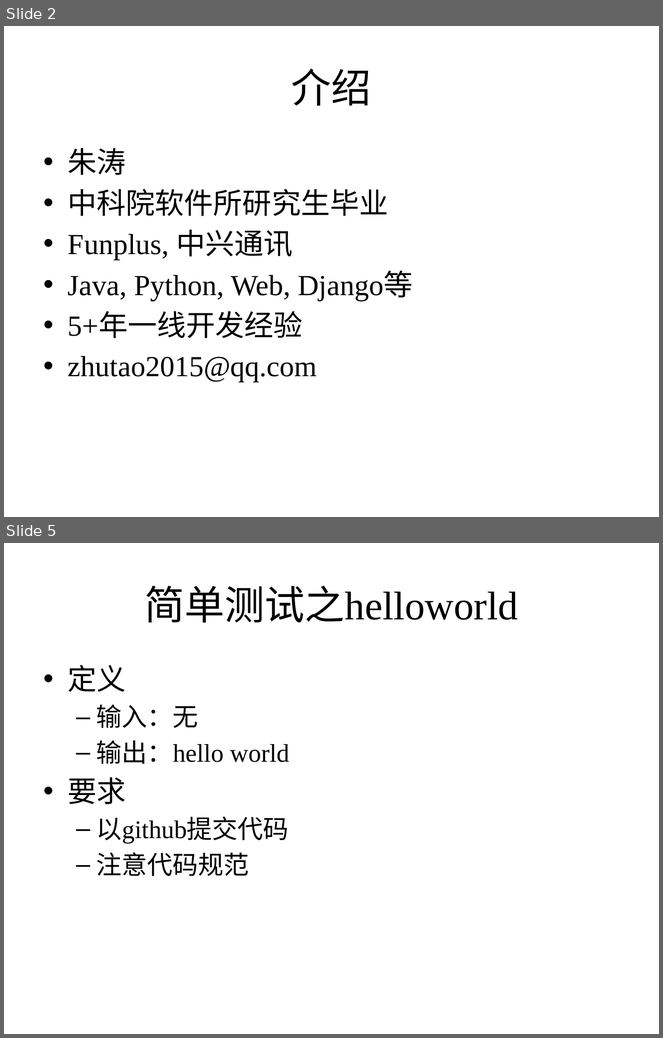
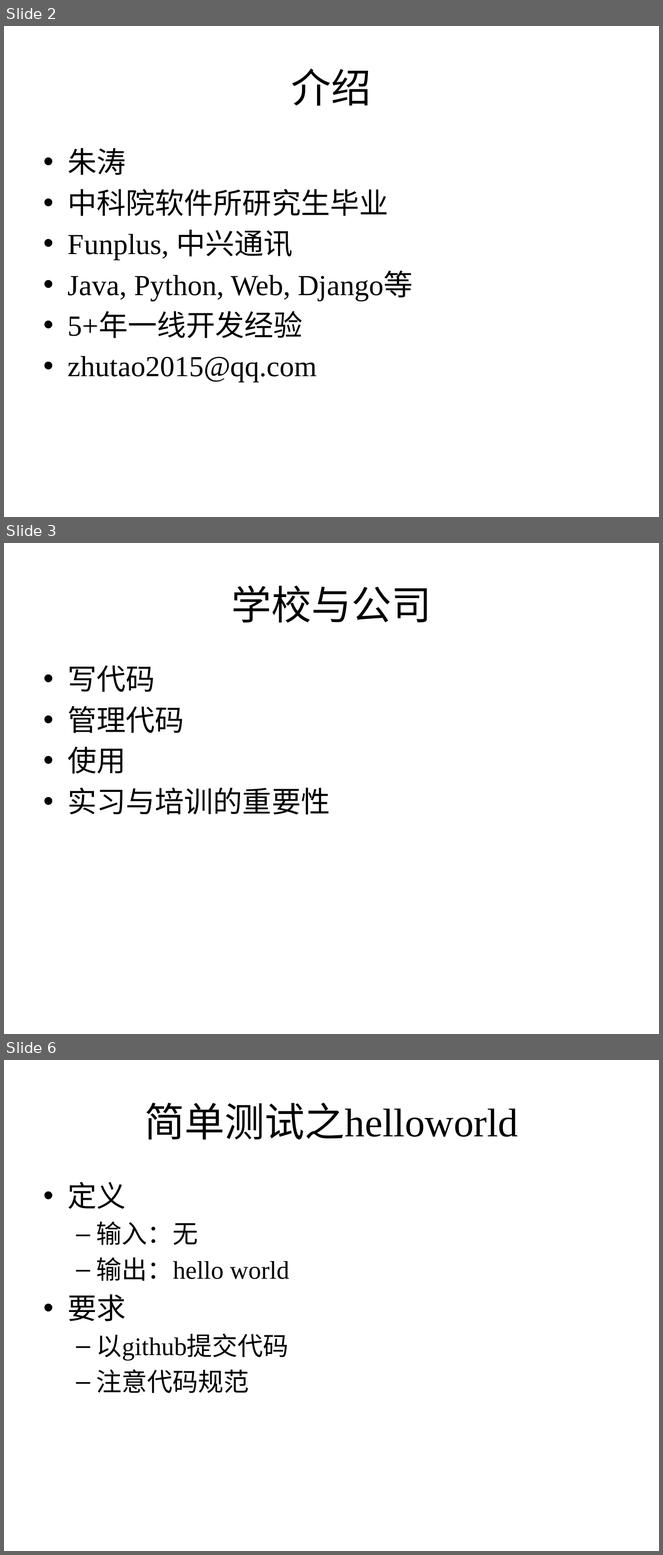
Before and after one commit to zhutao2015/JavaCourse, a slide deck: lesson1/lesson1.pptx. Shown one above the other, each under a label of ours: slides 2 and 5 before the commit, slides 2, 3 and 6 after it; the slides between them are not shown. The pictures are 663x1038 and 663x1555 pixels, drawn with LibreOffice and Linux fonts; fonts in the diff are those of the drawing. Boxes give left, top, right and bottom in pixels: in the first picture for what was removed or moved away, otherwise in the second. Text is boxed around its words. In the diff, an @@ line names an element or a change of style, - is before the commit and + after.

```diff
--- a/lesson1/lesson1.pptx
+++ b/lesson1/lesson1.pptx
@@ slide 3 added at box(4, 543, 659, 1034), background #FFFFFF @@
@@ title added at box(231, 585, 431, 623), 44 pt, text #000000 @@
+学校与公司
@@ text added at box(68, 665, 330, 815), 32 pt, text #000000 @@
+• 写代码
+• 管理代码
+• 使用
+• 实习与培训的重要性
@@ what was slide 5 is now slide 6 @@
```
Also in this commit, not shown: 2 slides changed, 1 other file.
